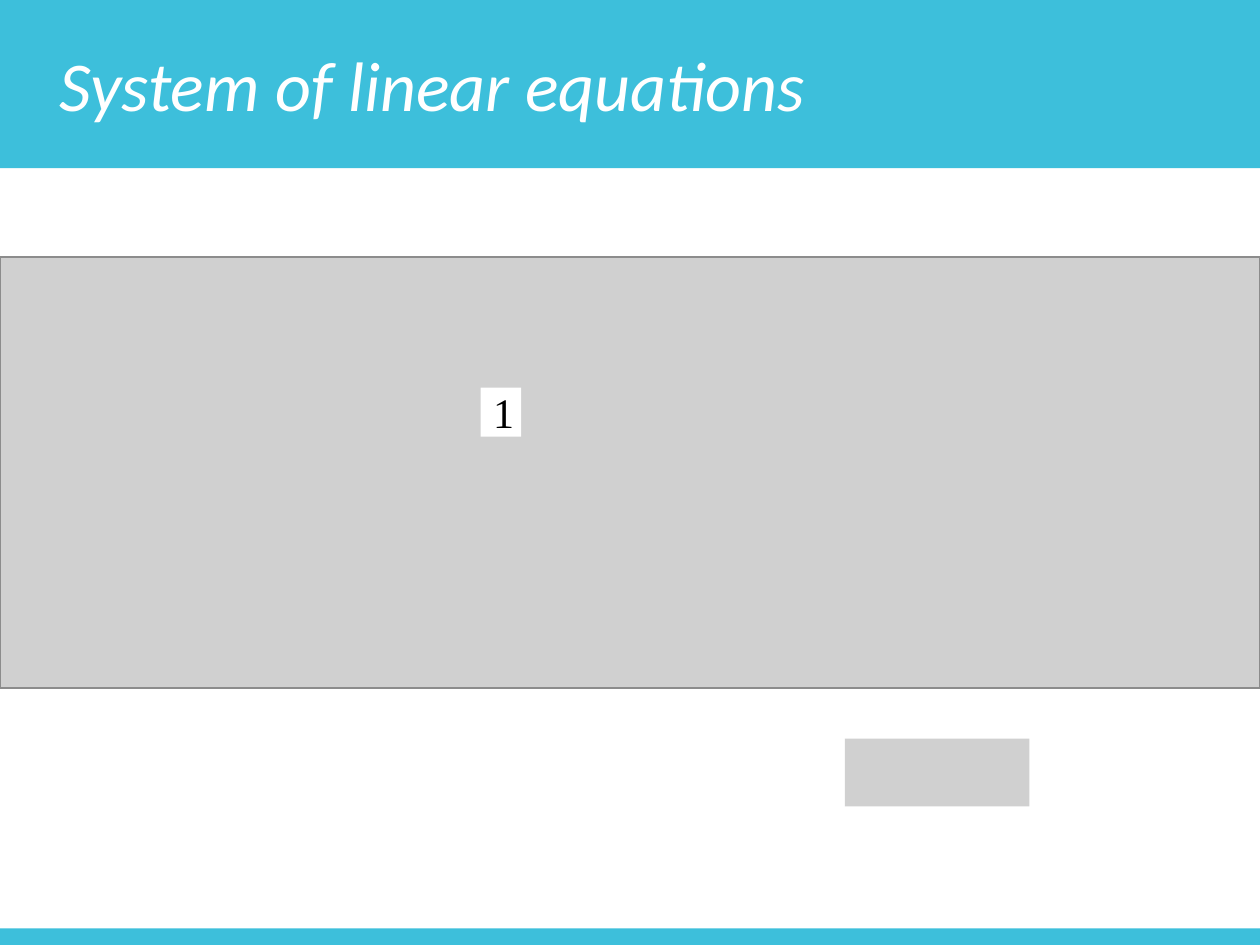
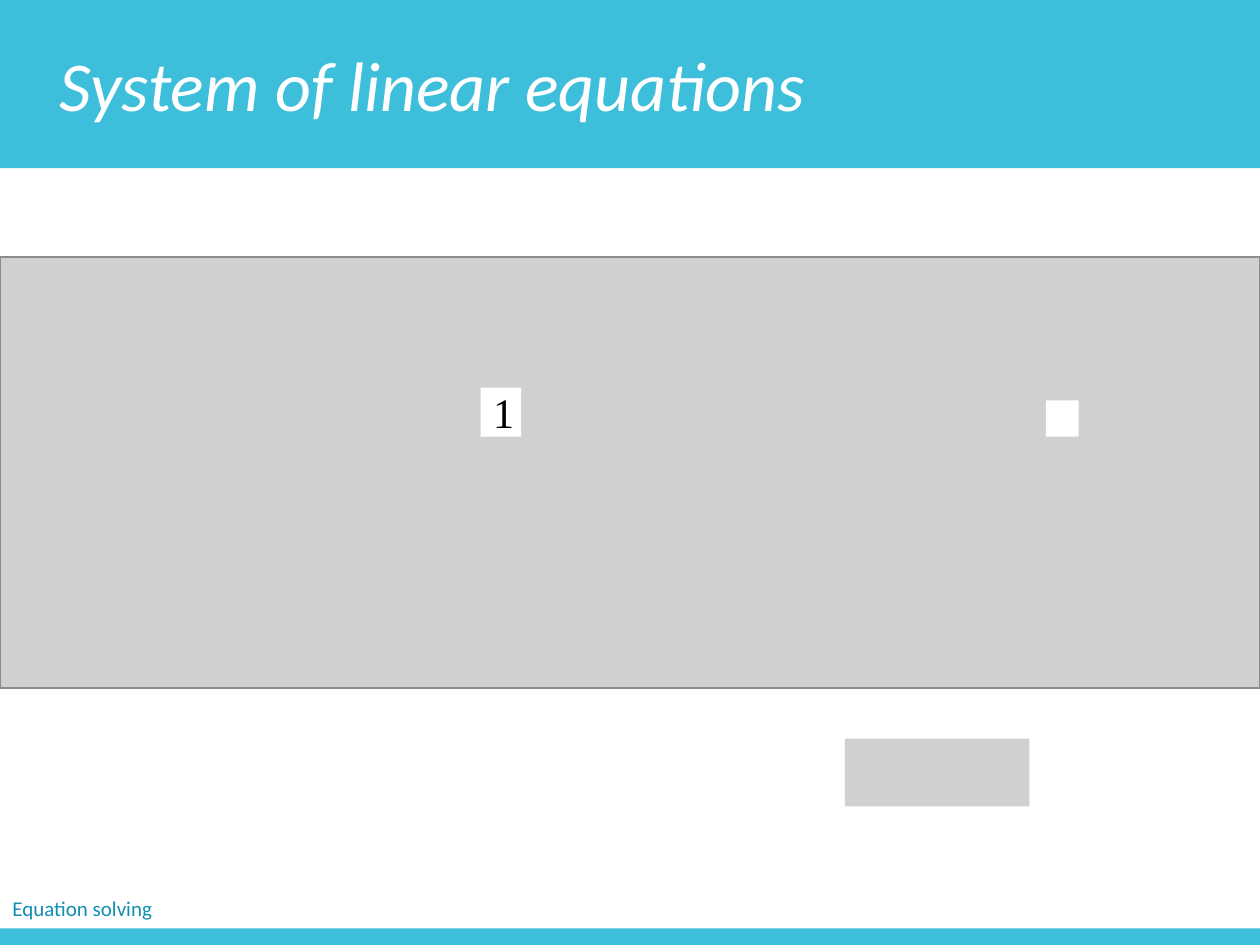
Before and after one commit to zichengliao/zuics101-fa17, a slide deck: slide 12 of lectures/lec24_matlab4/lec24.pptx (slide 11 before the commit). Drawn at 1260x945 pixels with LibreOffice and Linux fonts; fonts in the diff are those of the drawing; grey boxes stand for pictures. Boxes give left, top, right and bottom in pixels: in the first picture for what was removed or moved away, otherwise in the second. Text is boxed around its words. In the diff, an @@ line names an element or a change of style, - is before the commit and + after.

```diff
--- a/lectures/lec24_matlab4/lec24.pptx
+++ b/lectures/lec24_matlab4/lec24.pptx
@@ rectangle added at [1046,401,1079,437], fill #FFFFFF @@
@@ text added at [12,901,152,920], 12 pt, text #118EB0 @@
+Equation solving
```
Also in this commit, not shown: 23 other slides changed, 1 slide added, 10 other files.
